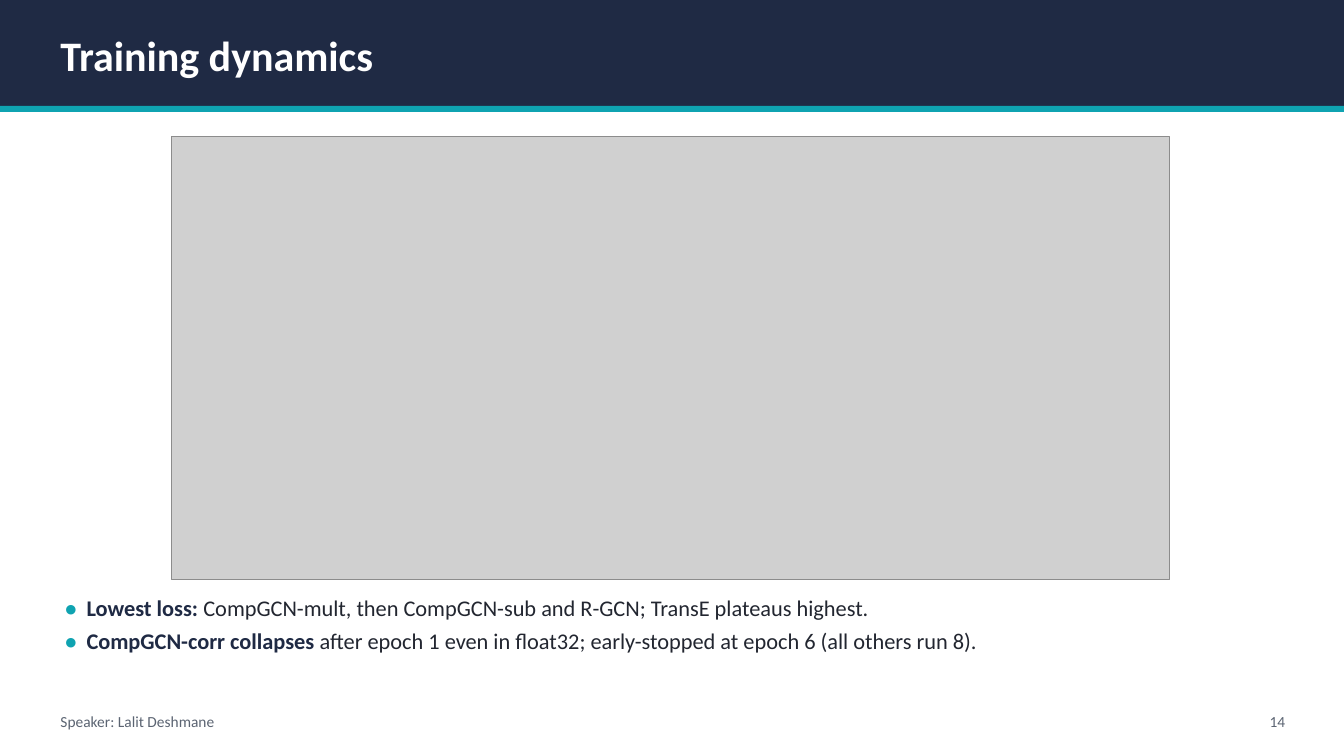
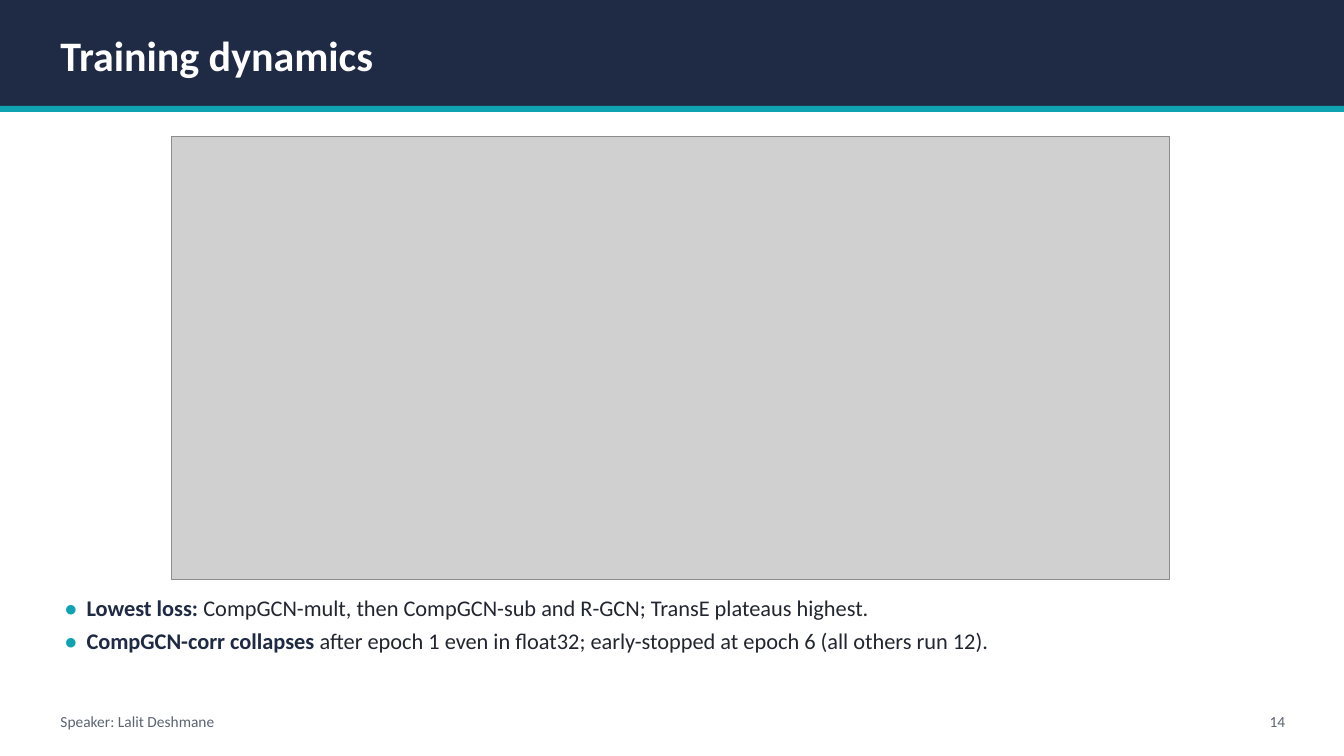
Before and after one commit to Charanponaganti/Knowledge-Graph-Completion-with-R-GCN-CompGCN, a slide deck: slide 14 of report/slides/kg_completion_presentation.pptx. Drawn at 1344x756 pixels with LibreOffice and Linux fonts; fonts in the diff are those of the drawing; grey boxes stand for pictures. Boxes give left, top, right and bottom in pixels: in the first picture for what was removed or moved away, otherwise in the second. Text is boxed around its words. In the diff, an @@ line names an element or a change of style, - is before the commit and + after.

```diff
--- a/report/slides/kg_completion_presentation.pptx
+++ b/report/slides/kg_completion_presentation.pptx
@@ text at (x1=87, y1=633, x2=988, y2=653): text changed @@
-• CompGCN-corr collapses after epoch 1 even in float32; early-stopped at epoch 6 (all others run 8).
+• CompGCN-corr collapses after epoch 1 even in float32; early-stopped at epoch 6 (all others run 12).
```
Also in this commit, not shown: 8 other slides changed, 27 other files.
